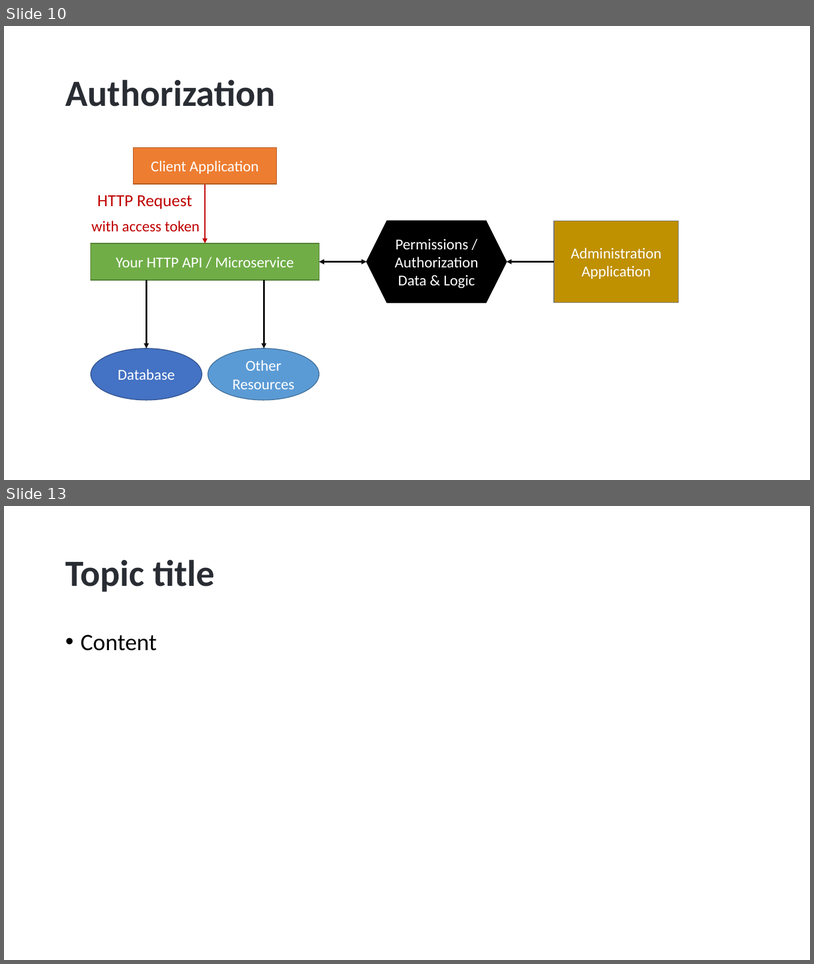
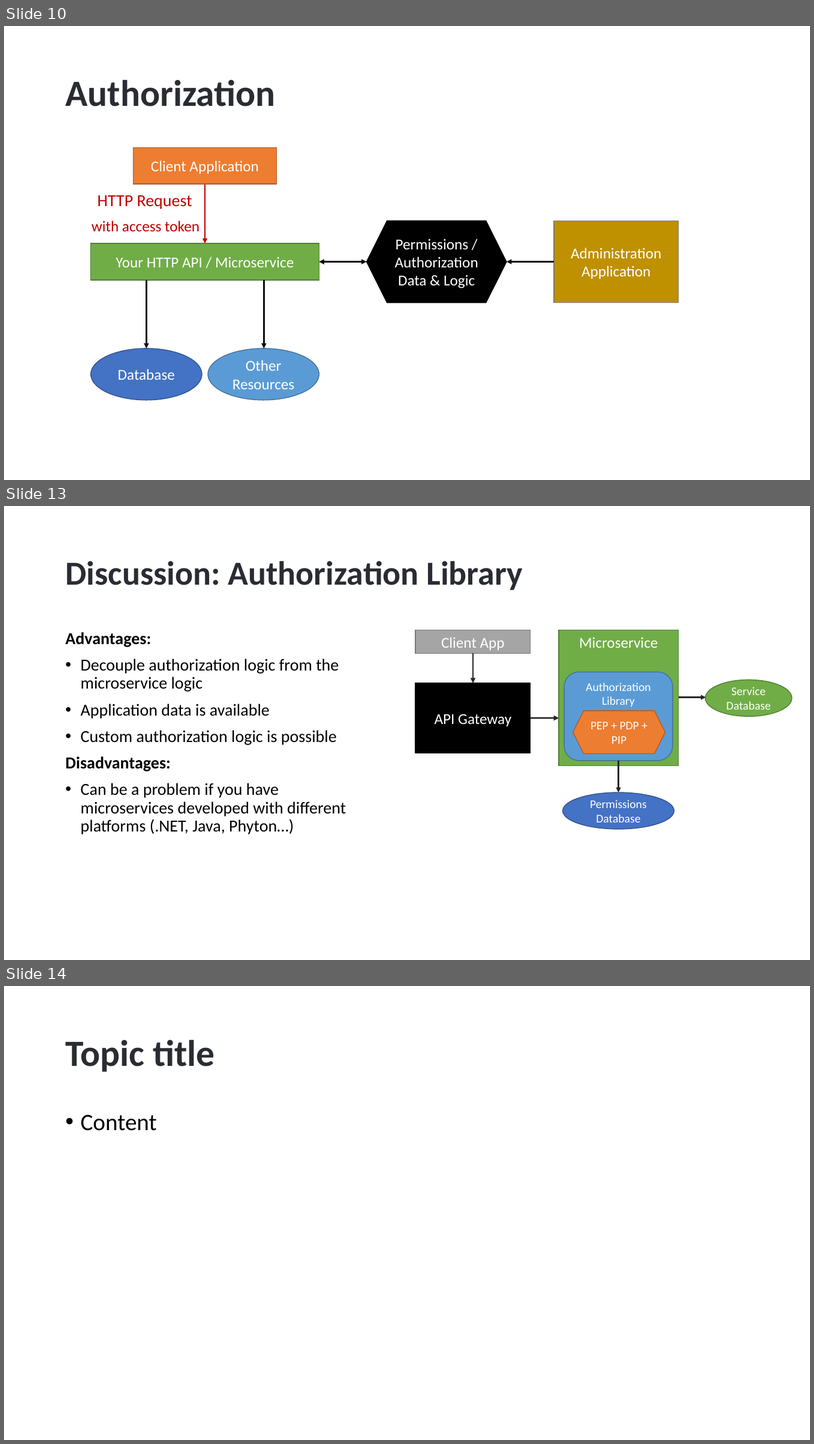
Before and after one commit to hikalkan/presentations, a slide deck: 2022-10-15 Authorization-In-Distributed-Systems/Authorization-In-Distributed-Systems.pptx. Shown one above the other, each under a label of ours: slides 10 and 13 before the commit, slides 10, 13 and 14 after it; the slides between them are not shown. The pictures are 814x964 and 814x1444 pixels, drawn with LibreOffice and Linux fonts; fonts in the diff are those of the drawing; background and template pictures are left out. Boxes give left, top, right and bottom in pixels: in the first picture for what was removed or moved away, otherwise in the second. Text is boxed around its words. In the diff, an @@ line names an element or a change of style, - is before the commit and + after.

```diff
--- a/2022-10-15 Authorization-In-Distributed-Systems/Authorization-In-Distributed-Systems.pptx
+++ b/2022-10-15 Authorization-In-Distributed-Systems/Authorization-In-Distributed-Systems.pptx
@@ slide 13 added at bbox=[4, 506, 810, 960], background picture (left out) @@
@@ title added at bbox=[65, 561, 523, 590], 40 pt, text #292D33, bold @@
+Discussion: Authorization Library
@@ rectangle added at bbox=[416, 630, 531, 653], fill #A5A5A5, outline #7A7A7A 1 pt, 18 pt, text #FFFFFF @@
+Client App
@@ rectangle added at bbox=[560, 630, 679, 766], fill #70AD47, outline #538035 1 pt, 18 pt, text #FFFFFF @@
+Microservice
@@ text added at bbox=[65, 632, 346, 834], 20 pt, text #000000 @@
+Advantages:
+• Decouple authorization logic from the microservice logic
+• Application data is available
+• Custom authorization logic is possible
+Disadvantages:
+• Can be a problem if you have microservices developed with different platforms (.NET, Java, Phyton…)
@@ arrow added from (473, 653) to (473, 683), #262626 2 pt @@
@@ rectangle added at bbox=[416, 683, 531, 753], fill #000000, outline #000000 1 pt, 18 pt, text #FFFFFF @@
+API Gateway
@@ rounded rectangle added at bbox=[565, 672, 673, 760], fill #5B9BD5, outline #43739E 1 pt, 14 pt, text #FFFFFF @@
+Authorization
+Library
@@ ellipse added at bbox=[706, 679, 792, 716], fill #70AD47, outline #538035 1 pt, 14 pt, text #FFFFFF @@
+Service
+Database
@@ arrow added from (679, 697) to (707, 697), #262626 2 pt @@
@@ arrow added from (531, 718) to (560, 718), #262626 2 pt @@
@@ hexagon added at bbox=[573, 711, 666, 753], fill #ED7D31, outline #AF5C24 1 pt, 14 pt, text #FFFFFF @@
+PEP + PDP + PIP
@@ arrow added from (618, 760) to (618, 792), #262626 2 pt @@
@@ ellipse added at bbox=[563, 792, 674, 828], fill #4472C4, outline #325491 1 pt, 14 pt, text #FFFFFF @@
+Permissions
+Database
@@ what was slide 13 is now slide 14 @@
```
Also in this commit, not shown: 1 slide changed, 1 other slide added, 1 slide removed.
